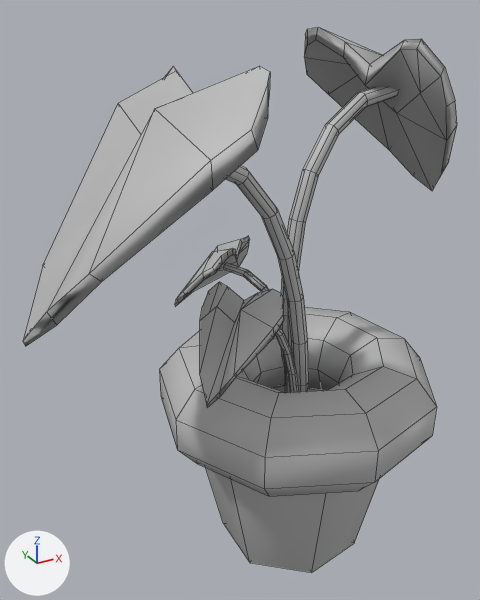
A saved change to the FBX model VANHASSEL_CLARA/MESHES/SM_plant.fbx.
Camera for both pictures: a camera (50 mm lens) standing at (-0.688, -1.055, 1.156) and looking at (-0.075, 0.061, 0.598). The axes (+X, +Y, +Z) are drawn at lower left. The lights are the same throughout. Mesh edges are drawn as thin lines. Where no turn or scale is listed for an object, it has been applied to the vertices. Vertices at the same position are counted once.

The older version as bpy lines, for what is in view:
```python
me_mesh = bpy.data.meshes.new('Mesh')
me_mesh.from_pydata(...)  # 562 vertices, 531 faces; spans x -0.545..0.545, y -0.297..0.297, z -0.001..1.119
me_mesh.materials.append(mat_texture)  # grey #bcbcbc
ob_sm_plant = bpy.data.objects.new('SM_plant', me_mesh)
ob_sm_plant.location = (0.0, 0.0, 0.0)
```
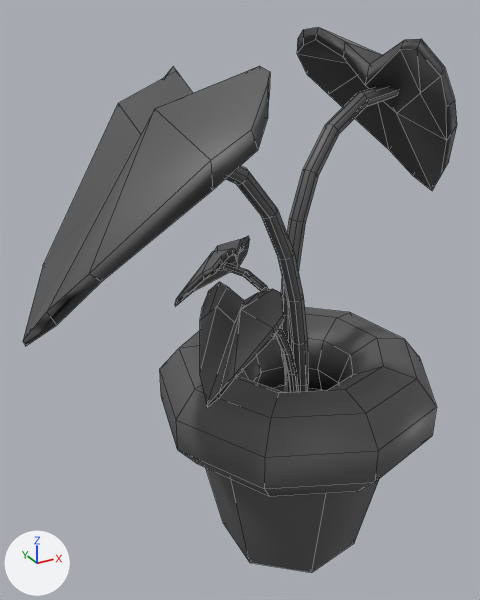
The newer file is also turned or shifted as a whole; pictures and numbers use the older file's frame.

What differs and where, as boxes [x1, y1, x2, y2] in the pictures (480 x 600 px; the box of a moved part takes in the faces that stretch with it):
'SM_plant', recoloured, reshaped: [23, 27, 457, 573] in both
part 1 of me_mesh, moved or reshaped: before [304, 27, 357, 94]; after [297, 27, 357, 94]

Diff of the bpy script that builds the scene:
```diff
--- a/VANHASSEL_CLARA/MESHES/SM_plant.fbx.py
+++ b/VANHASSEL_CLARA/MESHES/SM_plant.fbx.py
@@ mat_t_bedroom_props_01 @@
+mat_t_bedroom_props_01 = principled_material('T_Bedroom_Props_01')
+mat_t_bedroom_props_01.base_color = (0.101, 0.101, 0.101)  # dark grey #595959
@@ me_mesh @@
 me_mesh.from_pydata(...)  # 562 vertices, 531 faces; spans x -0.545..0.545, y -0.297..0.297, z -0.001..1.119
 # used by ob_sm_plant; location = (0.0, 0.0, 0.0)
-me_mesh.vertices[57].co = (0.189, 0.245, 1.102)  # pixel (305, 34)
-me_mesh.vertices[59].co = (0.188, 0.244, 1.057)  # pixel (304, 57)
-me_mesh.vertices[76].co = (0.175, 0.217, 1.114)  # pixel (307, 29)
-me_mesh.vertices[77].co = (0.174, 0.214, 1.082)  # pixel (307, 45)
-me_mesh.materials.append(mat_texture)  # grey #bcbcbc
+# me_mesh part 1
+me_mesh.vertices[57].co = (0.169, 0.245, 1.094)  # pixel (297, 39)
+me_mesh.vertices[59].co = (0.168, 0.244, 1.064)  # pixel (296, 53)
+me_mesh.vertices[76].co = (0.164, 0.216, 1.114)  # pixel (303, 29)
+me_mesh.vertices[77].co = (0.163, 0.213, 1.082)  # pixel (303, 45)
+me_mesh.materials.append(mat_t_bedroom_props_01)  # dark grey #595959
```
